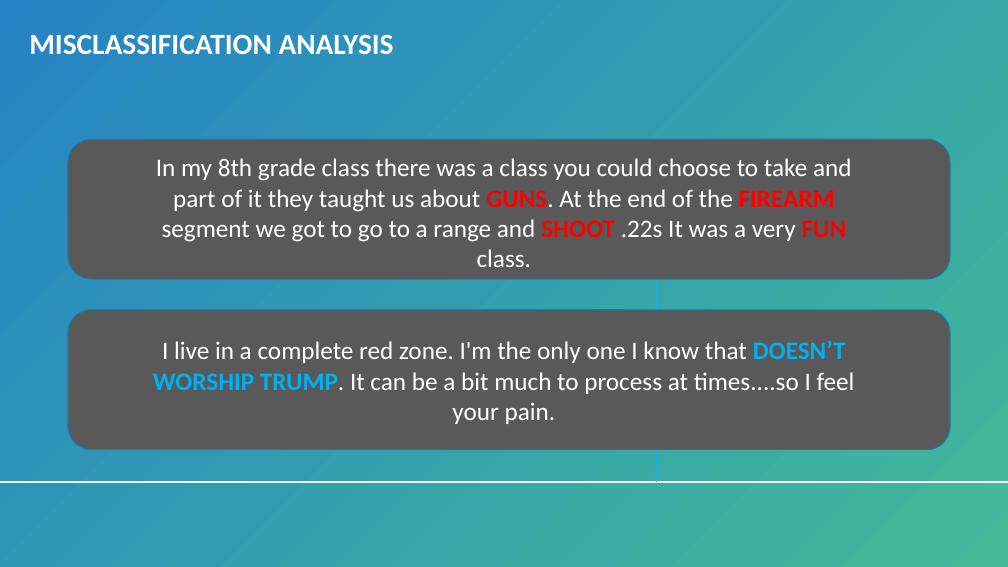
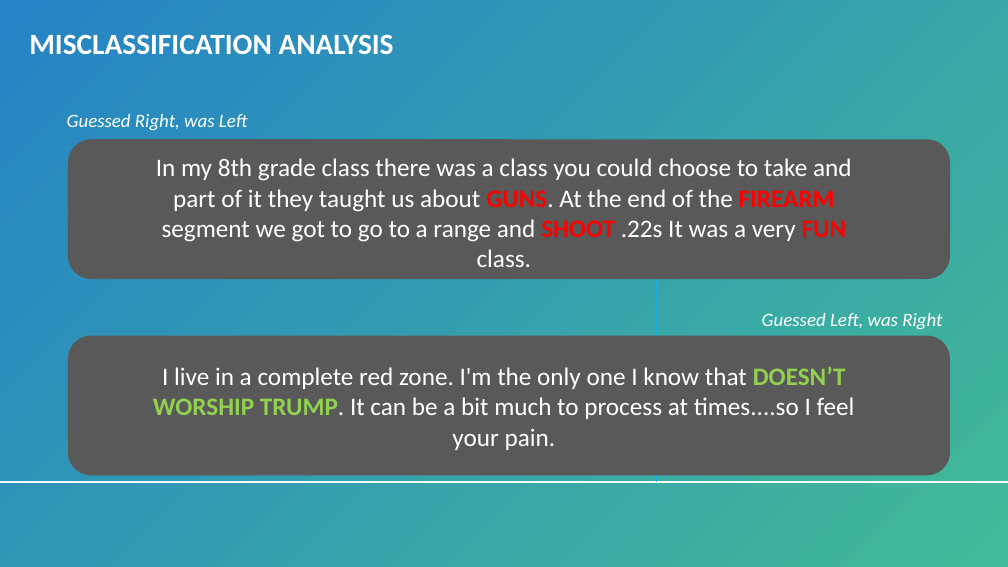
Before and after one commit to bmccabe96/Reddit_NLP, a slide deck: slide 9 of Mod4 Presentation.pptx. Drawn at 1008x567 pixels with LibreOffice and Linux fonts; fonts in the diff are those of the drawing. Boxes give left, top, right and bottom in pixels: in the first picture for what was removed or moved away, otherwise in the second. Text is boxed around its words. In the diff, an @@ line names an element or a change of style, - is before the commit and + after.

Commit message:
presentation

```diff
--- a/Mod4 Presentation.pptx
+++ b/Mod4 Presentation.pptx
@@ text added at (x1=67, y1=114, x2=248, y2=130), 18 pt, text #FFFFFF, italic @@
+Guessed Right, was Left
@@ rounded rectangle at (x1=68, y1=139, x2=951, y2=279): outline #1580A9 1 pt to none @@
@@ text added at (x1=762, y1=313, x2=942, y2=329), 18 pt, text #FFFFFF, italic @@
+Guessed Left, was Right
@@ rounded rectangle moved from (x1=68, y1=310, x2=951, y2=450) to (x1=68, y1=336, x2=951, y2=476) @@
@@ rounded rectangle at (x1=68, y1=336, x2=951, y2=476): outline #1580A9 1 pt to none; shadow on @@
@@ text "I live in a complete ..." moved from (x1=153, y1=341, x2=855, y2=424) to (x1=153, y1=367, x2=855, y2=450) @@
@@ text "I live in a complete ..." at (x1=153, y1=367, x2=855, y2=450): text colour #00B0F0 to #92D050 in "DOESN’T WORSHIP TRUMP." @@
```
Also in this commit, not shown: 3 other slides changed.
